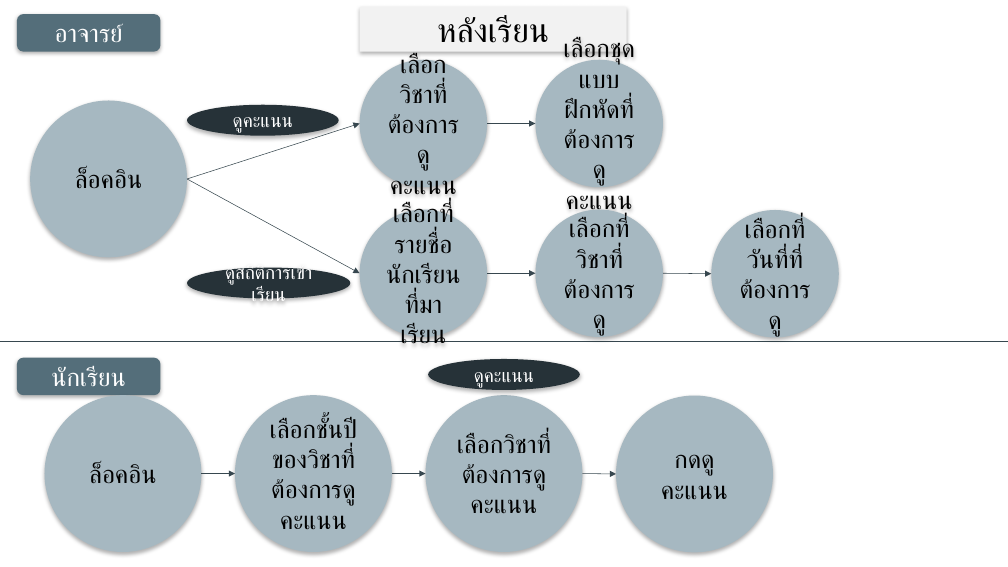
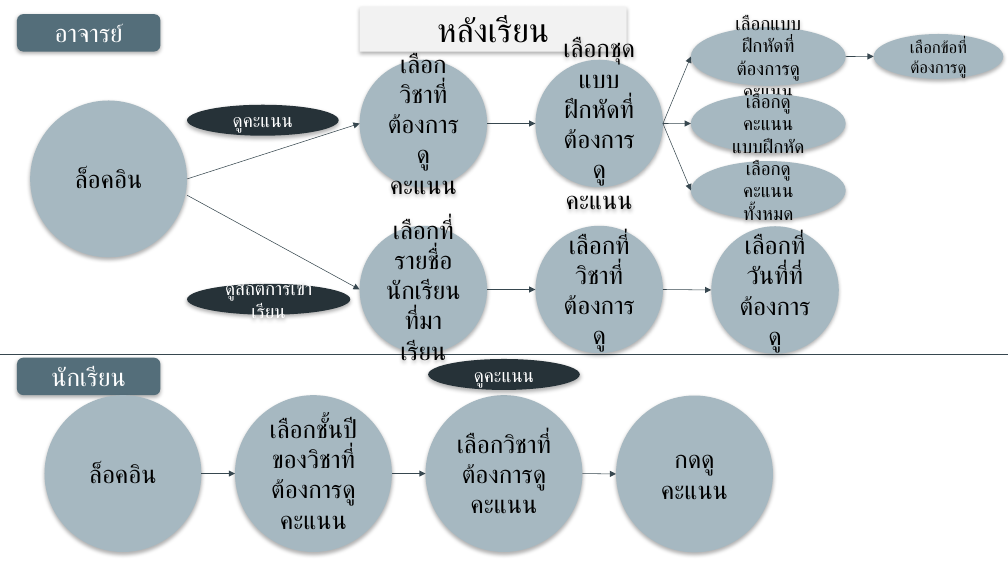
Before and after one commit to surasakboom/Project, a slide deck: slide 50 of Present/project-presentation.pptx. Drawn at 1008x567 pixels with LibreOffice and Linux fonts; fonts in the diff are those of the drawing. Boxes give left, top, right and bottom in pixels: in the first picture for what was removed or moved away, otherwise in the second. Text is boxed around its words. In the diff, an @@ line names an element or a change of style, - is before the commit and + after.

Commit message:
presentation

```diff
--- a/Present/project-presentation.pptx
+++ b/Present/project-presentation.pptx
@@ ellipse added at (691,27,846,86), fill #A6B8C1, 18 pt, text #000000 @@
+เลือกแบบฝึกหัดที่ต้องการดูคะแนน
@@ arrow added from (663, 123) to (691, 57), #37474F 0.5 pt @@
@@ arrow added from (846, 57) to (874, 57), #37474F 0.5 pt @@
@@ ellipse added at (874,34,1003,79), fill #A6B8C1, 16 pt, text #000000 @@
+เลือกข้อที่ต้องการดู
@@ ellipse added at (691,95,846,154), fill #A6B8C1, 18 pt, text #000000 @@
+เลือกดูคะแนน
+แบบฝึกหัด
@@ arrow added from (663, 123) to (691, 123), #37474F 0.5 pt @@
@@ arrow added from (663, 123) to (691, 191), #37474F 0.5 pt @@
@@ ellipse added at (691,161,846,220), fill #A6B8C1, 18 pt, text #000000 @@
+เลือกดูคะแนนทั้งหมด
@@ 4 ellipses, 3 arrows, 1 line: place and size @@
-4 ellipses, 3 arrows, 1 line at (0,179,1008,341)
+4 ellipses, 3 arrows, 1 line at (0,195,1008,355)
```
Also in this commit, not shown: 1 other slide changed.
